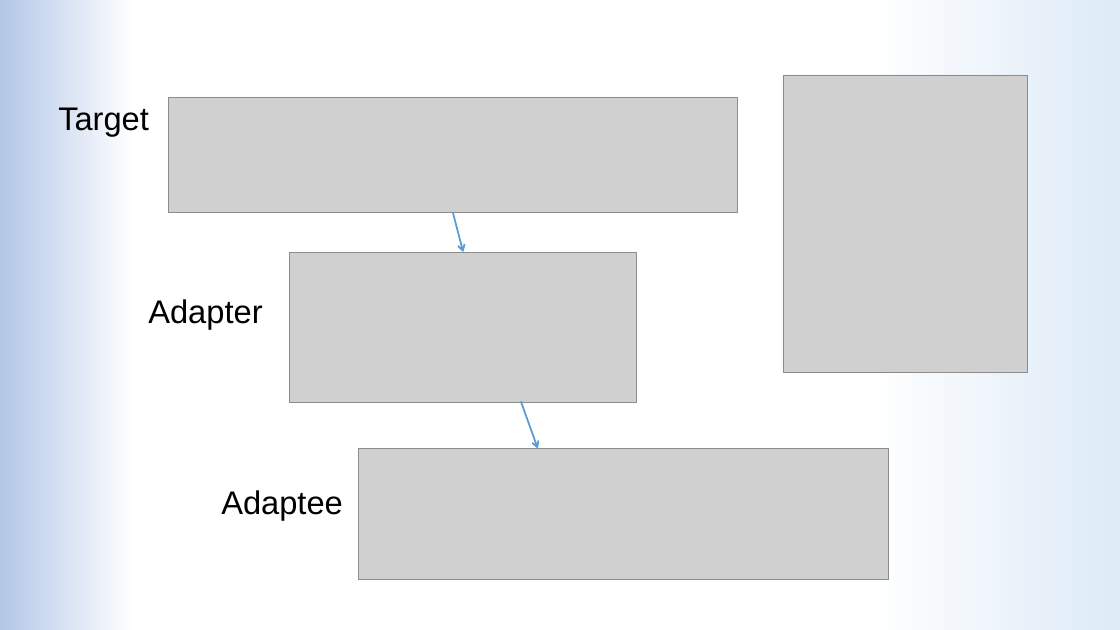
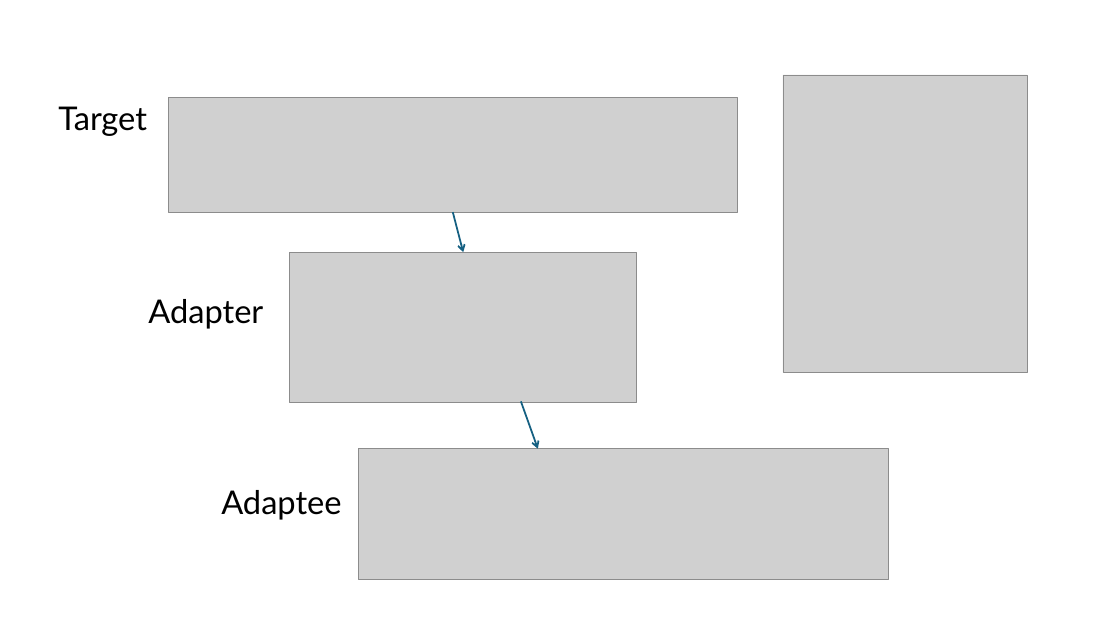
Before and after one commit to LDolzanelli/progettoIngegneria, a slide deck: slide 17 of doc/Presentazione/Presentazione_ingsw_parteB.pptx. Drawn at 1120x630 pixels with LibreOffice and Linux fonts; fonts in the diff are those of the drawing; grey boxes stand for pictures. Boxes give left, top, right and bottom in pixels: in the first picture for what was removed or moved away, otherwise in the second. Text is boxed around its words. In the diff, an @@ line names an element or a change of style, - is before the commit and + after.

```diff
--- a/doc/Presentazione/Presentazione_ingsw_parteB.pptx
+++ b/doc/Presentazione/Presentazione_ingsw_parteB.pptx
@@ background gradient #DEEBF7 to #FFFFFF to #B4C7E7 to #FFFFFF @@
@@ font Arial to Lato in 3 elements at bbox=[221, 490, 341, 520], bbox=[148, 299, 263, 329], bbox=[58, 106, 147, 136] @@
@@ arrow (453, 213) - (463, 252): stroke #5B9BD5 1.5 pt to #156082 1.5 pt @@
@@ arrow (521, 402) - (538, 449): stroke #5B9BD5 1.5 pt to #156082 1.5 pt @@
```
Also in this commit, not shown: 27 other slides changed, 1 other file.
